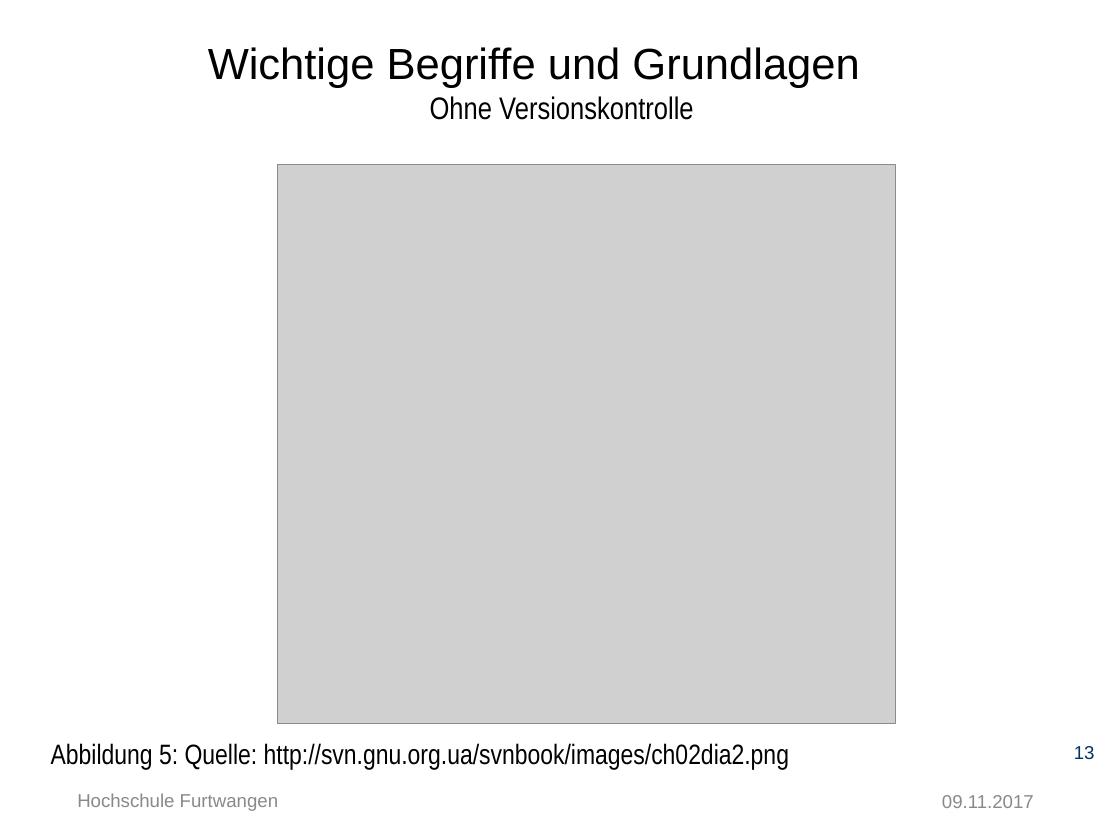
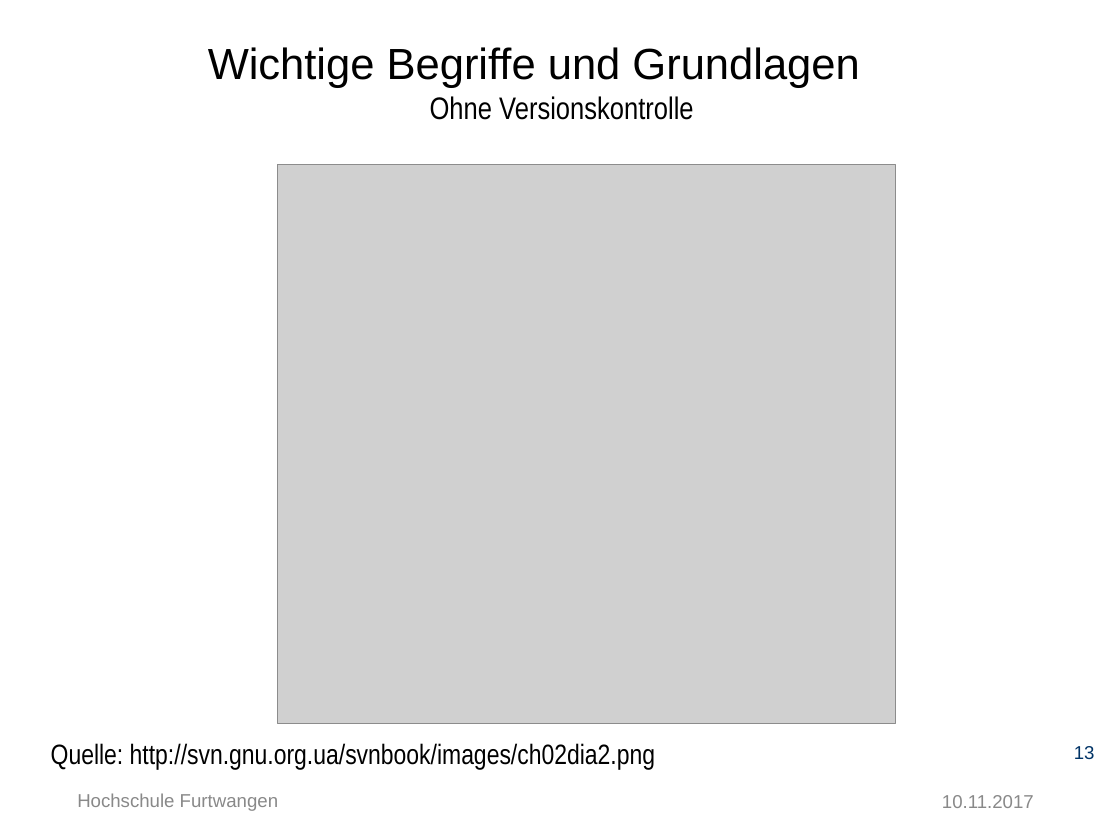
Before and after one commit to Ertugrul-Furtwangen/Erti, a slide deck: slide 13 of Thesis-Präsentation-Ertugrul_Özkara.pptx. Drawn at 1120x840 pixels with LibreOffice and Linux fonts; fonts in the diff are those of the drawing; grey boxes stand for pictures; background and template pictures are left out. Boxes give left, top, right and bottom in pixels: in the first picture for what was removed or moved away, otherwise in the second. Text is boxed around its words. In the diff, an @@ line names an element or a change of style, - is before the commit and + after.

```diff
--- a/Thesis-Präsentation-Ertugrul_Özkara.pptx
+++ b/Thesis-Präsentation-Ertugrul_Özkara.pptx
@@ text at [51, 743, 655, 770]: text changed @@
-Abbildung 5: Quelle: http://svn.gnu.org.ua/svnbook/images/ch02dia2.png
+Quelle: http://svn.gnu.org.ua/svnbook/images/ch02dia2.png
@@ text at [942, 795, 1034, 808]: text changed @@
-09.11.2017
+10.11.2017
```
Also in this commit, not shown: 41 other slides changed, 1 slide added.
